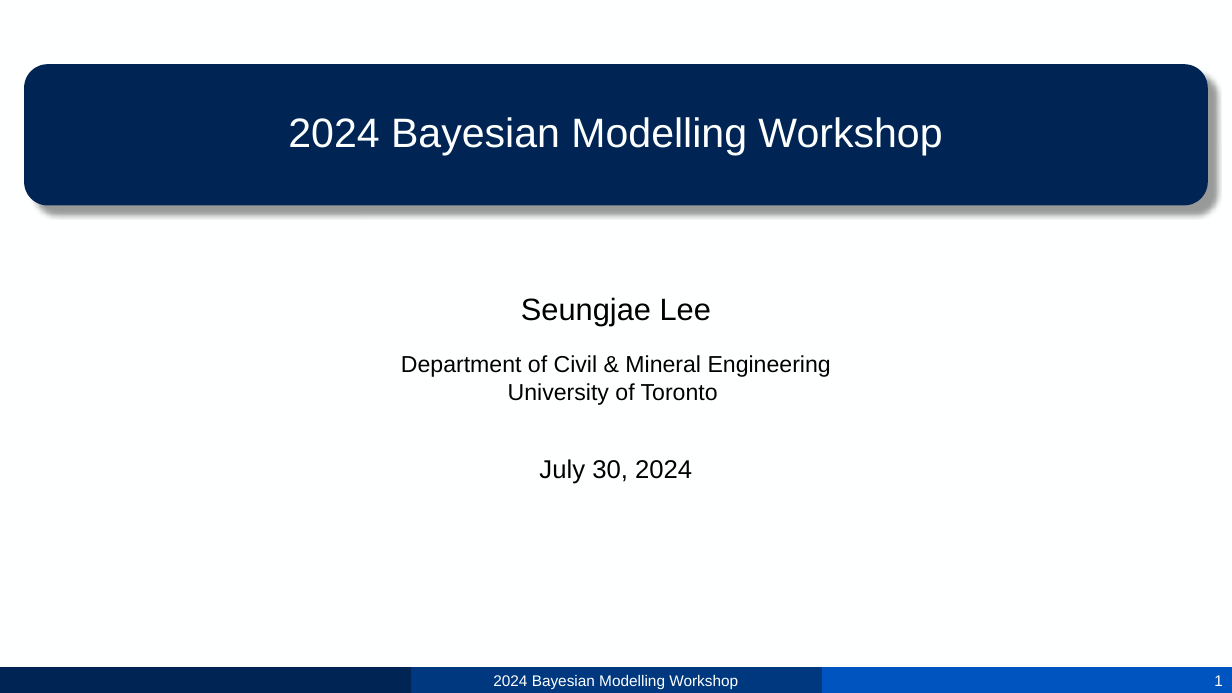
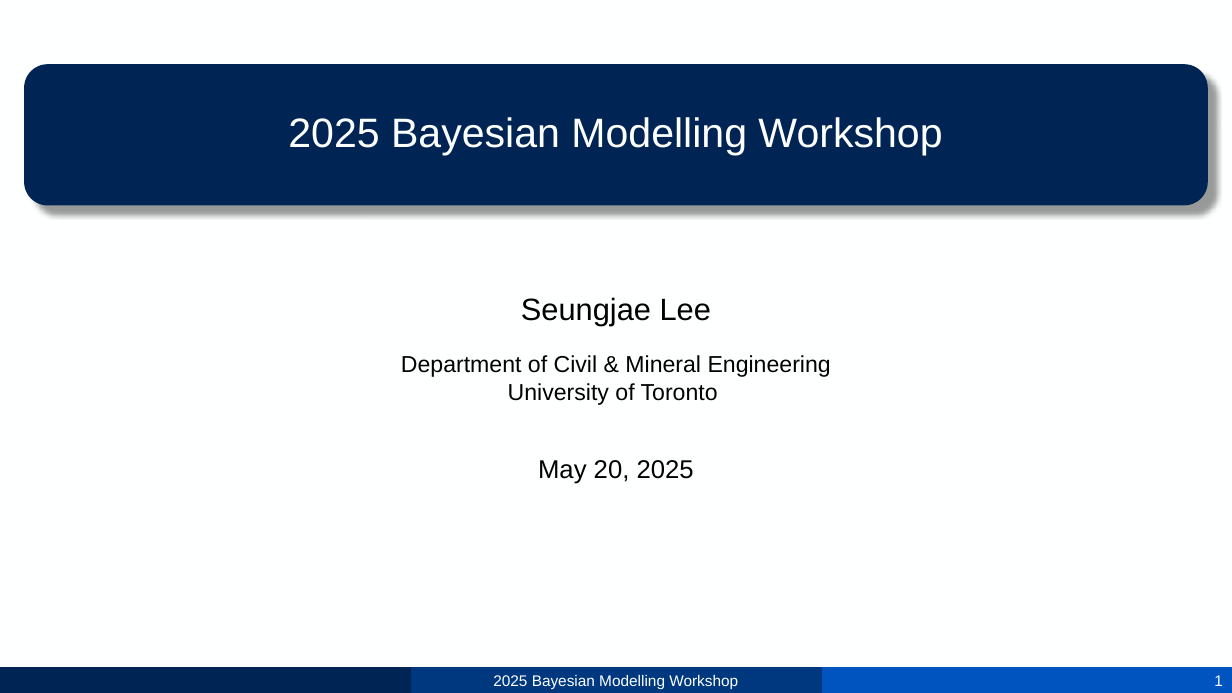
Before and after one commit to sjae-lee/IIB-training, a slide deck: slide 1 of bayesian-modelling/1_Estimation.pptx. Drawn at 1232x693 pixels with LibreOffice and Linux fonts; fonts in the diff are those of the drawing; background and template pictures are left out. Boxes give left, top, right and bottom in pixels: in the first picture for what was removed or moved away, otherwise in the second. Text is boxed around its words. In the diff, an @@ line names an element or a change of style, - is before the commit and + after.

```diff
--- a/bayesian-modelling/1_Estimation.pptx
+++ b/bayesian-modelling/1_Estimation.pptx
@@ title at [288,117,942,156]: text changed @@
-2024 Bayesian Modelling Workshop
+2025 Bayesian Modelling Workshop
@@ text at [538,460,694,484]: text changed @@
-July 30, 2024
+May 20, 2025
@@ text at [493,675,738,690]: text changed @@
-2024 Bayesian Modelling Workshop
+2025 Bayesian Modelling Workshop
```
Also in this commit, not shown: 35 other slides changed, 1 other file.
